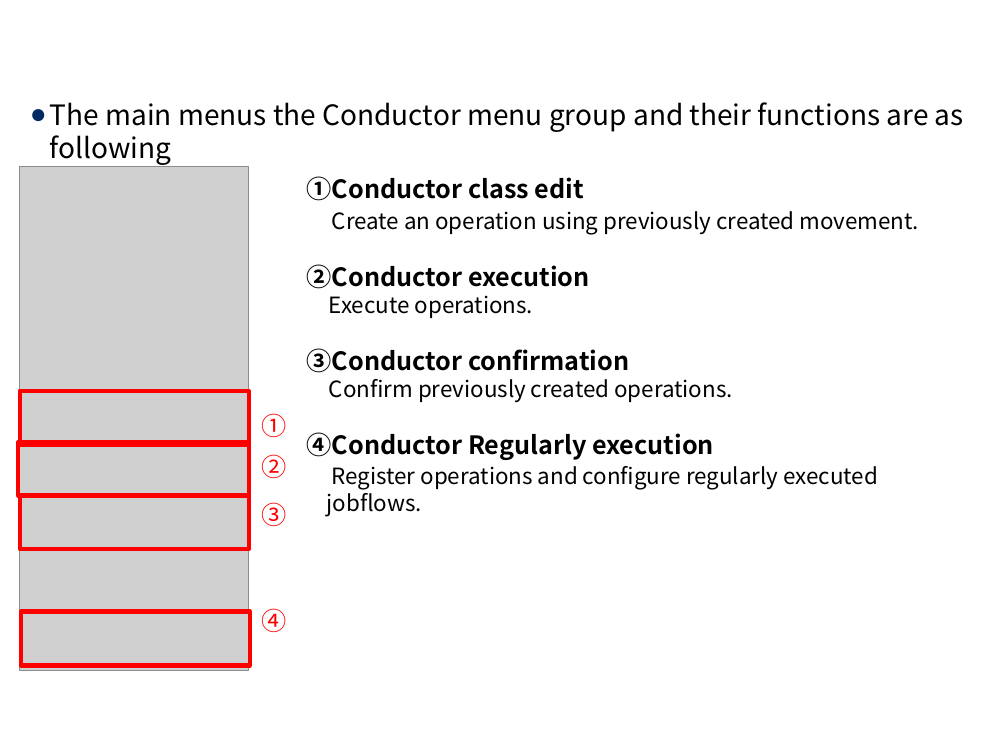
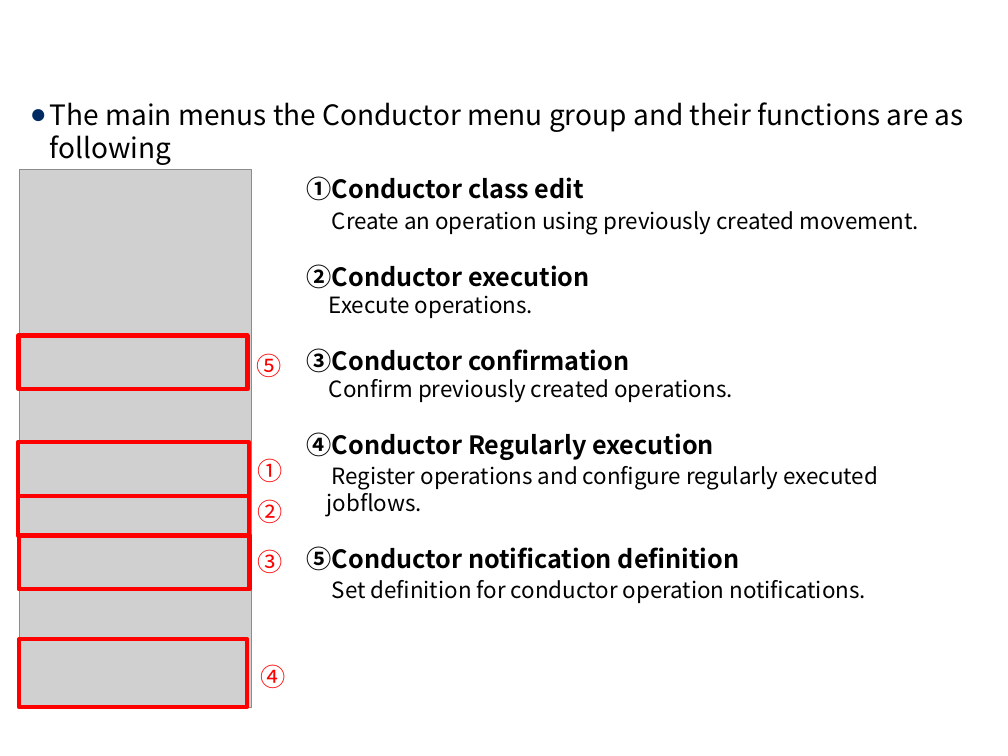
Before and after one commit to exastro-suite/it-automation-docs, a slide deck: slide 8 of asset/Learn/ITA-Conductor_en.pptx. Drawn at 1008x756 pixels with LibreOffice and Linux fonts; fonts in the diff are those of the drawing; grey boxes stand for pictures; background and template pictures are left out. Boxes give left, top, right and bottom in pixels: in the first picture for what was removed or moved away, otherwise in the second. Text is boxed around its words. In the diff, an @@ line names an element or a change of style, - is before the commit and + after.

```diff
--- a/asset/Learn/ITA-Conductor_en.pptx
+++ b/asset/Learn/ITA-Conductor_en.pptx
@@ picture: place and size @@
-picture at bbox=[20, 167, 249, 670]
+picture at bbox=[19, 169, 252, 707]
@@ rectangle added at bbox=[18, 336, 247, 390], outline #FF0000 3 pt @@
@@ text added at bbox=[257, 353, 282, 377], 18 pt, text #FF0000 @@
+⑤
@@ rectangle: place and size @@
-rectangle at bbox=[20, 391, 249, 446]
+rectangle at bbox=[18, 496, 249, 535]
@@ rectangle: place and size @@
-rectangle at bbox=[20, 495, 249, 549]
+rectangle at bbox=[19, 535, 250, 590]
@@ 3 texts: place and size @@
-3 texts at bbox=[261, 413, 287, 526]
+3 texts at bbox=[257, 458, 282, 573]
@@ text at bbox=[307, 546, 865, 603]: paragraphs added @@
+⑤Conductor notification definition
+Set definition for conductor operation notifications.
@@ rectangle: place and size @@
-rectangle at bbox=[21, 612, 250, 666]
+rectangle at bbox=[19, 639, 248, 707]
@@ text "④": place and size @@
-text "④" at bbox=[262, 608, 287, 632]
+text "④" at bbox=[261, 664, 286, 688]
```
Also in this commit, not shown: 14 other slides changed, 2 slides added, 11 other files.
